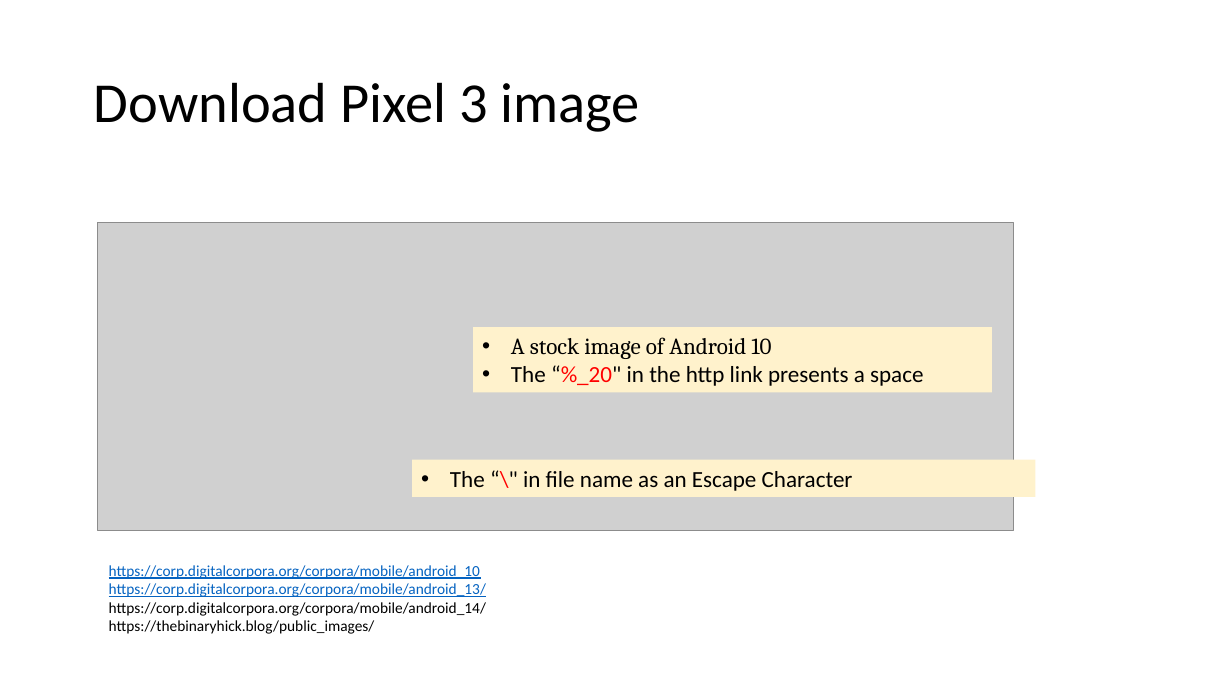
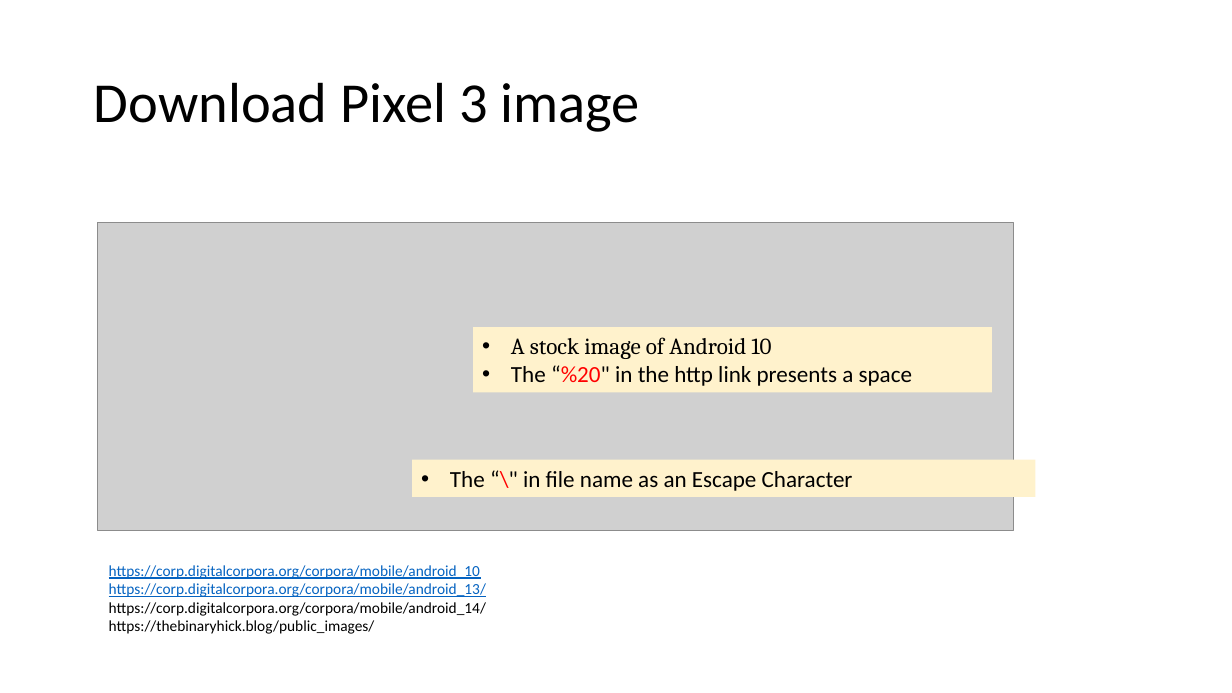
Before and after one commit to frankwxu/digital-forensics-lab, a slide deck: slide 5 of Andriod10/1_Pixel3_Image.pptx. Drawn at 1232x693 pixels with LibreOffice and Linux fonts; fonts in the diff are those of the drawing; grey boxes stand for pictures; background and template pictures are left out. Boxes give left, top, right and bottom in pixels: in the first picture for what was removed or moved away, otherwise in the second. Text is boxed around its words. In the diff, an @@ line names an element or a change of style, - is before the commit and + after.

```diff
--- a/Andriod10/1_Pixel3_Image.pptx
+++ b/Andriod10/1_Pixel3_Image.pptx
@@ text in rectangle at box(511, 365, 912, 386): text changed @@
-• The “%_20" in the http link presents a space
+• The “%20" in the http link presents a space
```
Also in this commit, not shown: 2 other slides changed, 1 other file.
